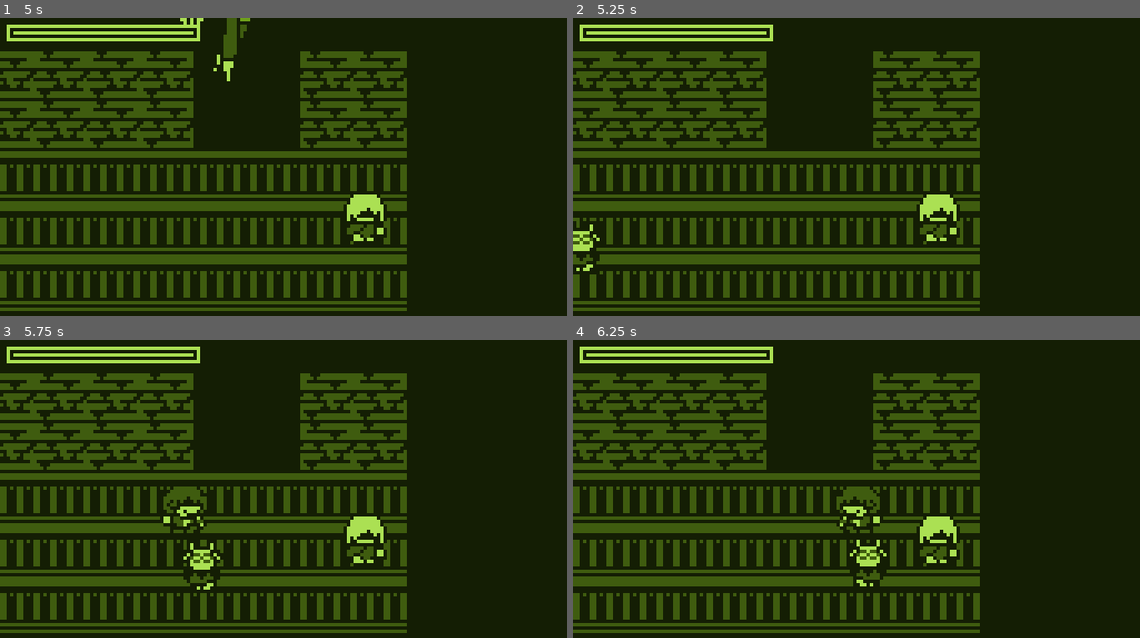
Above: before the commit, frames 1-4 (two rows, left to right).
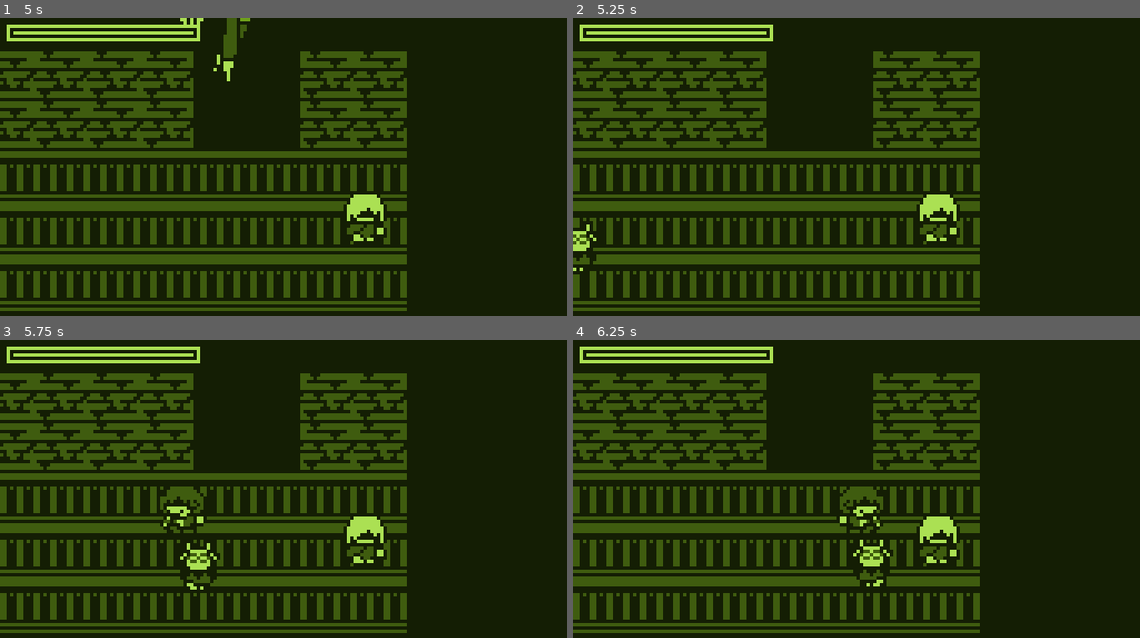
Above: after the commit, the same moments.

Repository: CherrySodaPop/Spamton-NEO-VGB
Game: Godot game, scene res://rooms/spamtonNeoFight/spamtonFight.tscn
Two runs of this game, one before a commit and one after it. Both use one fixed random seed, a clock stepped at 60 frames per second and the inputs below. After the commit the project has no main scene; this scene is started directly in both runs.
Inputs:
- Up to frame 1 (5 s): tap Enter (confirm) at 0.5, 1.35, 2.85, 4.35 s; hold D (moveRight) 0.53-1.28 s; hold Enter (confirm) 0.53-1.28 s; hold S (moveDown) 1.28-2.03 s; hold D (moveRight) 2.03-2.78 s; hold Enter (confirm) 2.03-2.78 s; hold W (moveUp) 2.78-3.53 s; hold Enter (confirm) 3.53-4.28 s; hold A (moveLeft) from 3.53 s (still down)
- Up to frame 2 (5.25 s): release A (moveLeft) at 5.03 s; hold S (moveDown) from 5.03 s (still down); hold Enter (confirm) from 5.03 s (still down)
- Up to frame 3 (5.75 s): keep holding S (moveDown); keep holding Enter (confirm)
- Up to frame 4 (6.25 s): release S (moveDown) at 5.78 s; release Enter (confirm) at 5.78 s; hold D (moveRight) from 5.78 s (still down); tap Enter (confirm) at 5.85 s

Frame 1 is identical in both runs. In frame 2, 0.3% of the frame differs, in the area x 0-5%, y 68-87%; in frame 3, 1.1%, in the area x 28-40%, y 49-84%; in frame 4, 1.1%.

Commit message:
Sprites & End Screen

Diff:
--- a/sourcecode/objects/battle/USER_SOUL/USER_SOUL.gd
+++ b/sourcecode/objects/battle/USER_SOUL/USER_SOUL.gd
@@ -49,7 +49,7 @@
 
 	if (!disableSoul):
 		HandleMovement(delta);
-		HandleShooting(delta);
+	HandleShooting(delta);
 
 	HandleMettatonFight(delta);
 
@@ -77,13 +77,12 @@
 	zapTimer += delta;
 	$soulCharge.pitch_scale = clamp((chargeTimer- 0.1) / 0.4, 0.01, 1.0);
 
-	print($soulCharge.pitch_scale)
 	if ($soulCharge.pitch_scale <= 0.01):
 		$soulCharge.volume_db = -80.0;
 	else:
 		$soulCharge.volume_db = 0;
 
-	if (canShoot):
+	if (canShoot && !disableSoul):
 		if (Input.is_action_pressed("confirm")):
 			chargeTimer += delta;
 
--- a/sourcecode/objects/battle/USER_SOUL/USER_SOUL.tscn
+++ b/sourcecode/objects/battle/USER_SOUL/USER_SOUL.tscn
@@ -33,3 +33,4 @@
 [node name="soulCharge" type="AudioStreamPlayer" parent="."]
 stream = ExtResource( 4 )
 pitch_scale = 0.01
+autoplay = true
--- a/sourcecode/objects/battle/attacks/SpamtonNEO/attack1/spamtonNeo_attack1.gd
+++ b/sourcecode/objects/battle/attacks/SpamtonNEO/attack1/spamtonNeo_attack1.gd
@@ -16,8 +16,9 @@
 	lifeTimer += delta;
 	var spamtonNEO = get_tree().current_scene.get_node("spamtonNEO");
 
-	if ($chainedHeartHitbox.hitCount >= 30):
+	if ($chainedHeartHitbox.hitCount >= 40):
 		get_tree().current_scene.get_node("spamtonNEO").chainedHeart = false;
+		get_tree().current_scene.get_node("spamtonNEO").chainedHeartSpringAmp = 1.0;
 		get_tree().current_scene.get_node("spamtonNEO/spriteJoint/chainedHeart/heart").visible = true;
 		get_tree().current_scene.ExitAttack();
 		queue_free();
--- a/sourcecode/objects/controllers/controller/controller.gd
+++ b/sourcecode/objects/controllers/controller/controller.gd
@@ -2,6 +2,7 @@
 
 var TURN_IT_UP_BABY:bool = false;
 var TURN_IT_UP_BABY_AMP:float = 0.0;
+var USER_SOUL_POS:Vector2 = Vector2.ZERO;
 
 func _ready():
 	pass
--- a/sourcecode/objects/enemies/spamtonNEO/enemy_spamtonNEO.gd
+++ b/sourcecode/objects/enemies/spamtonNEO/enemy_spamtonNEO.gd
@@ -21,6 +21,7 @@
 var ringringPickUpThePhone:bool = false;
 
 var chainedHeart:bool = false;
+var chainedHeartSpringAmp:float = 1.0;
 var chainedHeartSpringTimer:float = 0.0;
 var chainedHeartBounceDir:int = 0;
 var chainedHeartYOffset:int = 0;
@@ -170,7 +171,7 @@
 	else:
 		$spriteJoint/chainedHeart.visible = true;
 		$spriteJoint/headJoint/head.playing = false;
-		chainedHeartSpringTimer += delta;
+		chainedHeartSpringTimer += delta * chainedHeartSpringAmp;
 
 		if (chainedHeartBounceDir == 0):
 			if (chainedHeartSpringTimer >= 0.75):
--- a/sourcecode/objects/enemies/spamtonNEO/enemy_spamtonNEO.tscn
+++ b/sourcecode/objects/enemies/spamtonNEO/enemy_spamtonNEO.tscn
@@ -91,7 +91,6 @@
 position = Vector2( 0, -7 )
 frames = ExtResource( 1 )
 animation = "head"
-frame = 1
 playing = true
 
 [node name="armLJoint" type="Node2D" parent="spriteJoint"]
@@ -145,7 +144,6 @@
 position = Vector2( -21, -70 )
 frames = ExtResource( 1 )
 animation = "phone"
-frame = 1
 playing = true
 
 [node name="WHAT" type="Sprite" parent="ringring"]
--- a/sourcecode/rooms/init/VOICE.gd
+++ b/sourcecode/rooms/init/VOICE.gd
@@ -3,6 +3,7 @@
 var SPEAK:bool = false;
 var SPEAKHESITATE:float = 0.0;
 export (String, MULTILINE) var WORDS:String = "TEST";
+export (float) var SPEED:float = 1.0;
 
 func _ready():
 	$TALK0.visible_characters = 1;
@@ -19,7 +20,7 @@
 
 func _process(delta):
 	if(SPEAK):
-		SPEAKHESITATE += delta;
+		SPEAKHESITATE += delta * SPEED;
 		if (SPEAKHESITATE > 0.25 && $TALK0.percent_visible < 1.0):
 			$TALK0.visible_characters += 1;
 			$TEXTGLOW/TALK1.visible_characters += 1;
--- a/sourcecode/rooms/init/init.gd
+++ /dev/null
@@ -1,88 +0,0 @@
-extends Node2D
-
-var jevil_fight_force:bool = false;
-
-var BEGIN:bool = false;
-var HESITATE:float = 0.0;
-var DELAY:float = 0.0;
-var GLOW:float = 0.0;
-var ALLOW_CHOICE:int = -1;
-var USER_CHOICE:int = 0;
-var IMPATIENT:int = 0;
-var IMPATIENTDELAY:float = 0.0;
-
-var OBJDEPTH = preload("res://rooms/init/DEPTH.tscn");
-
-func _ready():
-	#get_tree().change_scene("res://rooms/spamtonNeoFight/spamtonFight.tscn")
-	pass
-
-func _process(delta):
-	HESITATE += delta;
-
-	if (ALLOW_CHOICE != 2 && Input.is_action_just_pressed("confirm")):
-		IMPATIENT += 1;
-		IMPATIENTDELAY = 0.0;
-
-	if (IMPATIENT >= 8):
-		get_tree().change_scene("res://rooms/spamtonNeoFight/spamtonFight.tscn");
-
-	if (IMPATIENT != 0):
-		IMPATIENTDELAY += delta;
-
-	if (IMPATIENTDELAY > 0.5):
-		IMPATIENT = 0;
-		IMPATIENTDELAY = 0.0;
-
-	$SOUL.offset.y = cos(HESITATE*2.0) * 2.0;
-
-	if (HESITATE >= 2.0): $DIALOGUE0.SPEAK = true;
-	if (HESITATE >= 8.0): $DIALOGUE1.SPEAK = true;
-	if (HESITATE >= 20.0): $DIALOGUE2.SPEAK = true;
-	if (HESITATE >= 35.0): $DIALOGUE3.SPEAK = true;
-	if (HESITATE >= 48.0): $DIALOGUE4.SPEAK = true;
-
-	if (HESITATE >= 45.0):
-		if (GLOW == 0.0): $SOUL_APPEAR.playing = true;
-		if (GLOW <= PI / 2):
-			GLOW += delta;
-			$SOULGLOW.scale.x = sin(GLOW * 2.0);
-		else:
-			$SOULGLOW.scale.x = 0;
-		if (GLOW >= PI / 4):
-			$SOUL.visible = true;
-
-	if (HESITATE >= 55.0):
-		$HIM.pitch_scale = clamp($HIM.pitch_scale + (delta / 6.0),0.0,0.9);
-		DELAY += delta;
-		if (DELAY >= 1.0):
-			DELAY = 0.0;
-			var TEMPORARY = OBJDEPTH.instance();
-			add_child(TEMPORARY);
-			TEMPORARY.transform.origin = Vector2.ZERO;
-		if (HESITATE >= 57.0):
-			$CHOICES.modulate.a = clamp($SOUL.modulate.a + delta,0.0,1.0);
-			if (ALLOW_CHOICE == -1): ALLOW_CHOICE = 1;
-
-		if (USER_CHOICE == 0):
-			$SOUL.transform.origin = lerp($SOUL.transform.origin, Vector2(-20,-12), 10 * delta);
-		else:
-			$SOUL.transform.origin = lerp($SOUL.transform.origin, Vector2(-20,12), 10 * delta);
-
-		if (ALLOW_CHOICE == 1):
-			if (Input.is_action_just_pressed("moveUp")):
-				USER_CHOICE = 0;
-			if (Input.is_action_just_pressed("moveDown")):
-				USER_CHOICE = 1;
-			if (Input.is_action_just_pressed("confirm")):
-				ALLOW_CHOICE = 2;
-
-		if (ALLOW_CHOICE == 2):
-			if (modulate.a == 1.0): $HIM_SHORT.playing = true;
-			modulate.a = clamp(modulate.a - (delta/2), 0.0, 1.0);
-			$HIM.volume_db = lerp($HIM.volume_db, -60, 30 * delta);
-			if (modulate.a == 0.0):
-				if (USER_CHOICE == 0):
-					get_tree().change_scene("res://rooms/spamtonNeoFight/spamtonFight.tscn");
-				if (USER_CHOICE == 1):
-					get_tree().quit();
--- a/sourcecode/rooms/init/init.tscn
+++ /dev/null
@@ -1,101 +0,0 @@
-[gd_scene load_steps=8 format=2]
-
-[ext_resource path="res://rooms/init/INIT.gd" type="Script" id=1]
-[ext_resource path="res://assets/music/AUDIO_ANOTHERHIM.ogg" type="AudioStream" id=2]
-[ext_resource path="res://rooms/init/DIALOGUE0.tscn" type="PackedScene" id=3]
-[ext_resource path="res://assets/sounds/SOUL_APPEAR.ogg" type="AudioStream" id=4]
-[ext_resource path="res://assets/IMAGES/IMAGE_USER_SOUL.png" type="Texture" id=5]
-[ext_resource path="res://assets/sounds/HIM_SHORT.ogg" type="AudioStream" id=6]
-[ext_resource path="res://assets/fonts/themeMaxFont.tres" type="Theme" id=7]
-
-[node name="INIT" type="Node2D"]
-script = ExtResource( 1 )
-
-[node name="HIM" type="AudioStreamPlayer" parent="."]
-stream = ExtResource( 2 )
-pitch_scale = 0.1
-autoplay = true
-
-[node name="SOUL_APPEAR" type="AudioStreamPlayer" parent="."]
-stream = ExtResource( 4 )
-
-[node name="HIM_SHORT" type="AudioStreamPlayer" parent="."]
-stream = ExtResource( 6 )
-volume_db = 6.0
-
-[node name="DIALOGUE0" parent="." instance=ExtResource( 3 )]
-position = Vector2( -25, -40 )
-
-[node name="DIALOGUE1" parent="." instance=ExtResource( 3 )]
-position = Vector2( -73, -40 )
-WORDS = "YOU SHOULDN'T BE HERE."
-
-[node name="DIALOGUE2" parent="." instance=ExtResource( 3 )]
-position = Vector2( -56, -40 )
-WORDS = "  THIS \"PLACE\" IS
-OUTSIDE MY \"REACH.\""
-
-[node name="DIALOGUE3" parent="." instance=ExtResource( 3 )]
-position = Vector2( -63, -40 )
-WORDS = "DO YOU ACCEPT THIS?"
-
-[node name="DIALOGUE4" parent="." instance=ExtResource( 3 )]
-position = Vector2( -30, -40 )
-WORDS = "VERY WELL."
-
-[node name="SOUL" type="Sprite" parent="."]
-visible = false
-position = Vector2( 1, 0 )
-z_index = 1
-texture = ExtResource( 5 )
-
-[node name="SOULGLOW" type="Sprite" parent="."]
-position = Vector2( 1, 0 )
-scale = Vector2( 1e-05, 100 )
-texture = ExtResource( 5 )
-
-[node name="CHOICES" type="Node2D" parent="."]
-modulate = Color( 1, 1, 1, 0 )
-z_index = 1
-
-[node name="BEGIN" type="Label" parent="CHOICES"]
-margin_top = -18.0
-margin_right = 41.0
-margin_bottom = -4.0
-theme = ExtResource( 7 )
-text = "BEGIN"
-__meta__ = {
-"_edit_use_anchors_": false
-}
-
-[node name="BEGIN2" type="Label" parent="CHOICES"]
-margin_left = 1.0
-margin_top = -18.0
-margin_right = 42.0
-margin_bottom = -4.0
-theme = ExtResource( 7 )
-text = "BEGIN"
-__meta__ = {
-"_edit_use_anchors_": false
-}
-
-[node name="LEAVE" type="Label" parent="CHOICES"]
-margin_top = 6.0
-margin_right = 41.0
-margin_bottom = 20.0
-theme = ExtResource( 7 )
-text = "LEAVE"
-__meta__ = {
-"_edit_use_anchors_": false
-}
-
-[node name="LEAVE2" type="Label" parent="CHOICES"]
-margin_left = 1.0
-margin_top = 6.0
-margin_right = 42.0
-margin_bottom = 20.0
-theme = ExtResource( 7 )
-text = "LEAVE"
-__meta__ = {
-"_edit_use_anchors_": false
-}
--- a/sourcecode/rooms/spamtonNeoFight/spamtonFight.gd
+++ b/sourcecode/rooms/spamtonNeoFight/spamtonFight.gd
@@ -39,6 +39,10 @@
 func HandleBattle(delta):
 	if (!battleReady): return;
 
+	if ($USER_SOUL.health <= 0):
+		Persistant.get_node("controller").USER_SOUL_POS = $USER_SOUL.transform.origin;
+		get_tree().change_scene("res://rooms/anEnd/ANEND.tscn");
+
 	HandleBattleHud(delta);
 
 	if (battleSelectionConfirmed):
@@ -59,7 +63,7 @@
 	HandleBattleVisuals(delta);
 
 func HandleAttack():
-	if (!battleSpecialAttack && $spamtonNEO.health <= 1000):
+	if (!battleSpecialAttack && ($spamtonNEO.health <= 1000 || $spamtonNEO.wireHealth <= 15)):
 		battleEnemyAttackCount = 6;
 		battleIncreaseDifficulty = true;
 		battleSpecialAttack = true;
@@ -72,6 +76,8 @@
 		return;
 	if (battleEnemyAttackCount == 1):
 		var tmpScene = spamtonAttack0.instance();
+		if (battleIncreaseDifficulty):
+			$spamtonNEO.chainedHeartSpringAmp = 2.0;
 		get_tree().current_scene.add_child(tmpScene);
 		return;
 	if (battleEnemyAttackCount == 2):
--- a/sourcecode/rooms/spamtonNeoFight/spamtonFight.tscn
+++ b/sourcecode/rooms/spamtonNeoFight/spamtonFight.tscn
@@ -1073,14 +1073,12 @@
 position = Vector2( -112, 2 )
 frames = ExtResource( 10 )
 animation = "walk"
-frame = 1
 playing = true
 
 [node name="ralsei" type="AnimatedSprite" parent="world"]
 position = Vector2( -101, 21 )
 frames = ExtResource( 9 )
 animation = "walk"
-frame = 1
 playing = true
 
 [node name="intro_minispamtons" type="Node2D" parent="."]
Binary file changed: sourcecode/assets/battle/USER_SOUL.png
Binary file changed: sourcecode/assets/battle/USER_SOUL_METTATON.png
Not shown, changed: sourcecode/assets/music/AUDIO_DARKNESS.ogg.import
Not shown, changed: sourceresources/battle/USER_SOUL.png
Not shown, changed: sourceresources/battle/USER_SOUL_METTATON.png
Not shown, changed: sourceresources/conceptart/colorTesting.xcf
